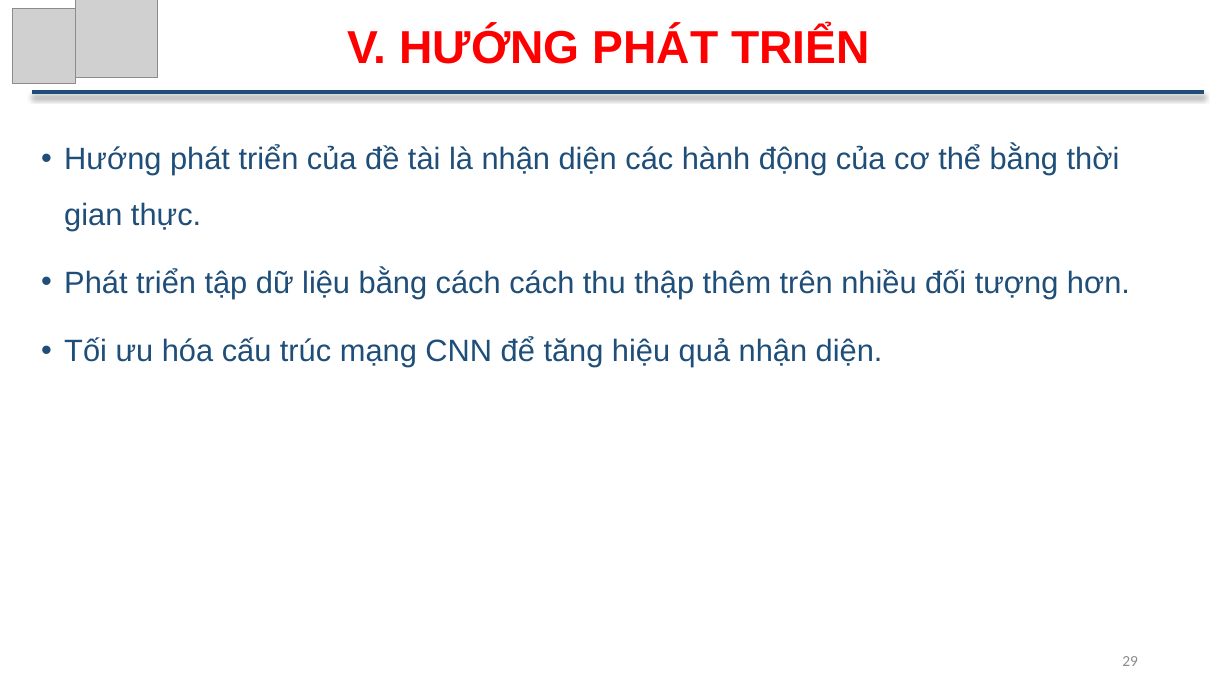
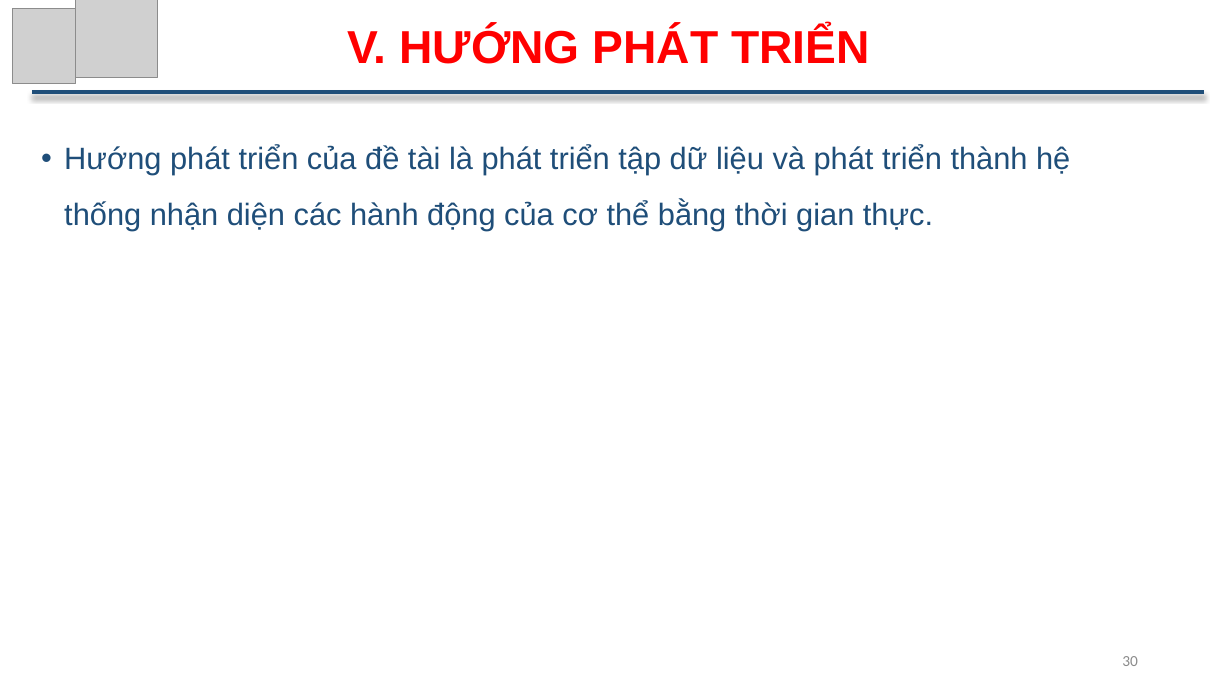
Before and after one commit to ThuTrongNguyen/Thesis, a slide deck: slide 30 of SlideBaoCao_NguyenTrongThu.pptx (slide 29 before the commit). Drawn at 1232x693 pixels with LibreOffice and Linux fonts; fonts in the diff are those of the drawing; grey boxes stand for pictures. Boxes give left, top, right and bottom in pixels: in the first picture for what was removed or moved away, otherwise in the second. Text is boxed around its words. In the diff, an @@ line names an element or a change of style, - is before the commit and + after.

```diff
--- a/SlideBaoCao_NguyenTrongThu.pptx
+++ b/SlideBaoCao_NguyenTrongThu.pptx
@@ text at (x1=64, y1=145, x2=1070, y2=230): text changed @@
-• Hướng phát triển của đề tài là nhận diện các hành động của cơ thể bằng thời gian thực.
-• Phát triển tập dữ liệu bằng cách cách thu thập thêm trên nhiều đối tượng hơn.
-• Tối ưu hóa cấu trúc mạng CNN để tăng hiệu quả nhận diện.
+• Hướng phát triển của đề tài là phát triển tập dữ liệu và phát triển thành hệ thống nhận diện các hành động của cơ thể bằng thời gian thực.
@@ page number at (x1=1122, y1=656, x2=1138, y2=666): text changed @@
-29
+30
```
Also in this commit, not shown: 3 other slides changed, 2 slides added, 1 slide removed.
